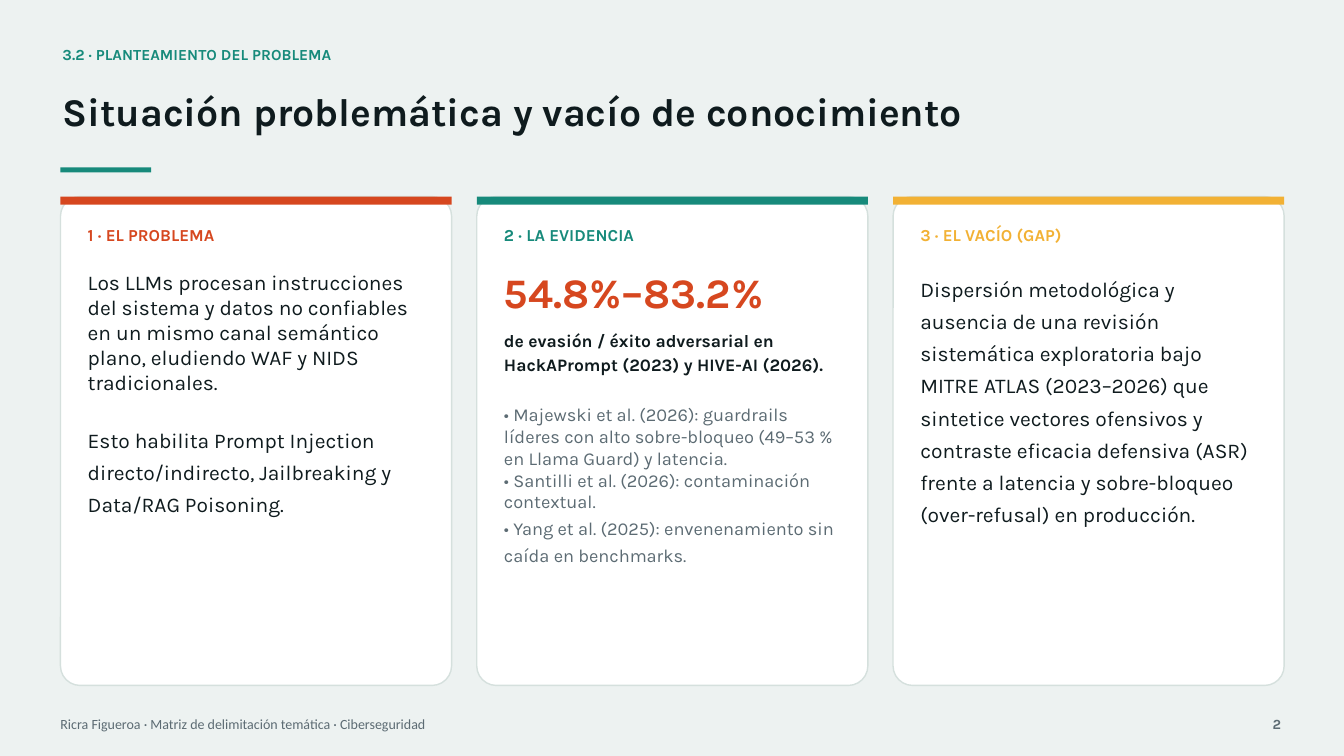
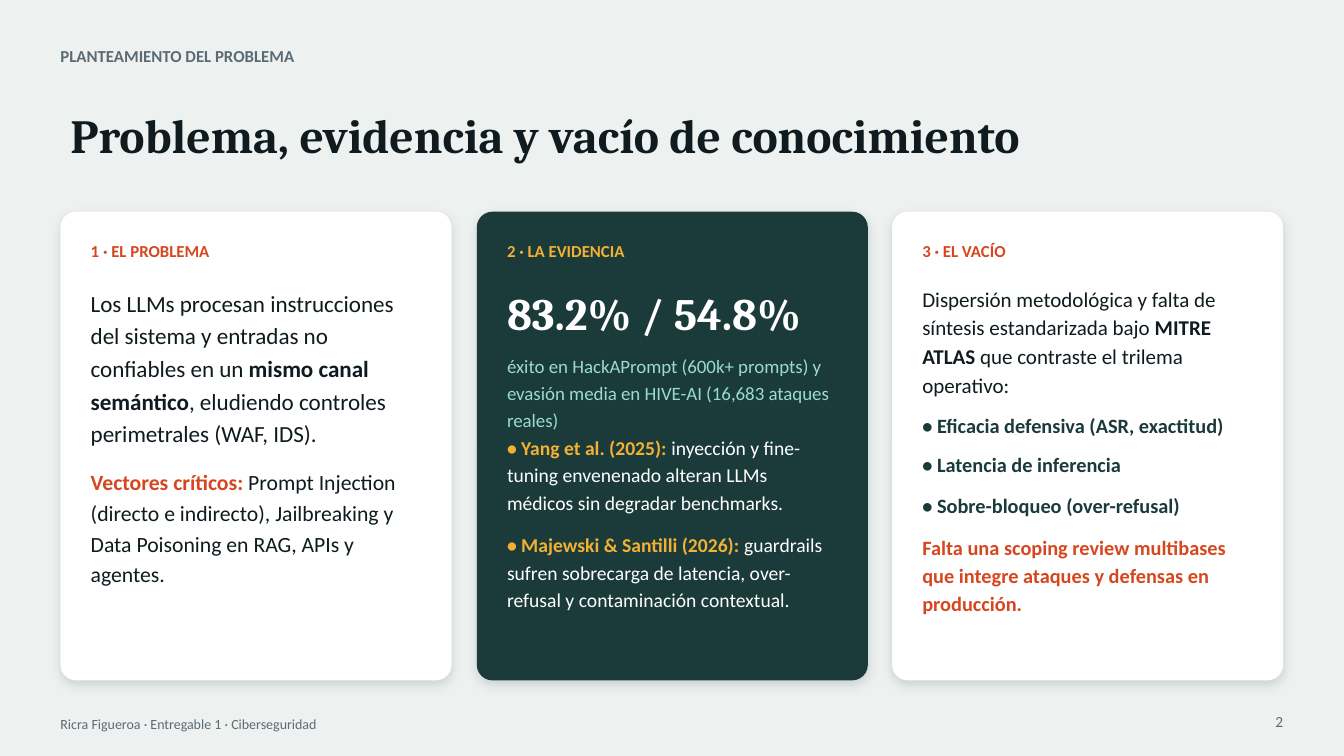
Before and after one commit to TeVerde29/trabajo-investigacion, a slide deck: slide 2 of Ricra_Figueroa_Pedro_Giovanni_Entregable1.pptx. Drawn at 1344x756 pixels with LibreOffice and Linux fonts; fonts in the diff are those of the drawing. Boxes give left, top, right and bottom in pixels: in the first picture for what was removed or moved away, otherwise in the second. Text is boxed around its words. In the diff, an @@ line names an element or a change of style, - is before the commit and + after.

Commit message:
Actualiza entregable de investigación sobre LLMs
Renueva el documento y la presentación del Entregable 1, y añade un script para generar la presentación con el diseño de referencia.

```diff
--- a/Ricra_Figueroa_Pedro_Giovanni_Entregable1.pptx
+++ b/Ricra_Figueroa_Pedro_Giovanni_Entregable1.pptx
@@ text at <box>60,51,294,62</box>: text changed; size 11 to 12 pt; font Karla to Calibri; text colour #178A7B to #5C6B73 @@
-3.2 · PLANTEAMIENTO DEL PROBLEMA
+PLANTEAMIENTO DEL PROBLEMA
@@ title at <box>70,119,1019,163</box>: text changed; size 28 to 34 pt; font Karla to Cambria @@
-Situación problemática y vacío de conocimiento
+Problema, evidencia y vacío de conocimiento
@@ rectangle removed at <box>60,167,151,172</box> @@
@@ rectangle removed at <box>60,197,452,205</box> @@
@@ rectangle removed at <box>477,197,868,205</box> @@
@@ rectangle removed at <box>893,197,1285,205</box> @@
@@ rounded rectangle: place and size @@
-rounded rectangle at <box>60,197,452,686</box>
+rounded rectangle at <box>60,212,452,681</box>
@@ rounded rectangle at <box>60,212,452,681</box>: outline #D5E0DD 1 pt to none; shadow on; proportions changed @@
@@ text "1 · EL PROBLEMA": place and size @@
-text "1 · EL PROBLEMA" at <box>88,230,214,241</box>
+text "1 · EL PROBLEMA" at <box>91,246,209,257</box>
@@ text "1 · EL PROBLEMA" at <box>91,246,209,257</box>: font Karla to Calibri; line spacing 1.15 to 1.18 @@
@@ rounded rectangle: place and size @@
-rounded rectangle at <box>477,197,868,686</box>
+rounded rectangle at <box>477,212,868,681</box>
@@ rounded rectangle at <box>477,212,868,681</box>: fill #FFFFFF to #1B3A3A; outline #D5E0DD 1 pt to none; shadow on; proportions changed @@
@@ text "2 · LA EVIDENCIA": place and size @@
-text "2 · LA EVIDENCIA" at <box>504,230,634,241</box>
+text "2 · LA EVIDENCIA" at <box>507,246,625,257</box>
@@ text "2 · LA EVIDENCIA" at <box>507,246,625,257</box>: font Karla to Calibri, text colour #178A7B to #F2B134; line spacing 1.15 to 1.18 @@
@@ rounded rectangle at <box>892,212,1284,681</box>: outline #D5E0DD 1 pt to none; shadow on; proportions changed @@
@@ rounded rectangle: place and size @@
-rounded rectangle at <box>893,197,1285,686</box>
+rounded rectangle at <box>892,212,1284,681</box>
@@ text at <box>922,243,1006,257</box>: text changed; font Karla to Calibri; text colour #F2B134 to #D6471F @@
-3 · EL VACÍO (GAP)
+3 · EL VACÍO
@@ text at <box>91,296,396,586</box>: text changed; size 15 to 16.5 pt; font Karla to Calibri @@
-Los LLMs procesan instrucciones del sistema y datos no confiables en un mismo canal semántico plano, eludiendo WAF y NIDS tradicionales.
-Esto habilita Prompt Injection directo/indirecto, Jailbreaking y Data/RAG Poisoning.
+Los LLMs procesan instrucciones del sistema y entradas no confiables en un mismo canal semántico, eludiendo controles perimetrales (WAF, IDS).
+Vectores críticos: Prompt Injection (directo e indirecto), Jailbreaking y Data Poisoning en RAG, APIs y agentes.
@@ text at <box>507,299,801,331</box>: text changed; size 30 to 32 pt; font Karla to Cambria; text colour #D6471F to #FFFFFF @@
-54.8%–83.2%
+83.2% / 54.8%
@@ text at <box>922,292,1226,615</box>: text changed; size 15 to 14.5 pt; font Karla to Calibri; bold on @@
-Dispersión metodológica y ausencia de una revisión sistemática exploratoria bajo MITRE ATLAS (2023–2026) que sintetice vectores ofensivos y contraste eficacia defensiva (ASR) frente a latencia y sobre-bloqueo (over-refusal) en producción.
+Dispersión metodológica y falta de síntesis estandarizada bajo MITRE ATLAS que contraste el trilema operativo:
+• Eficacia defensiva (ASR, exactitud)
+• Latencia de inferencia
+• Sobre-bloqueo (over-refusal)
+Falta una scoping review multibases que integre ataques y defensas en producción.
@@ text at <box>507,359,829,403</box>: text changed; size 12.5 to 13.5 pt; font Karla to Calibri; text colour #0F1B1E to #9ADBD0; bold off @@
-de evasión / éxito adversarial en HackAPrompt (2023) y HIVE-AI (2026).
+éxito en HackAPrompt (600k+ prompts) y evasión media en HIVE-AI (16,683 ataques reales)
@@ text removed at <box>504,408,834,562</box> @@
-• Majewski et al. (2026): guardrails líderes con alto sobre-bloqueo (49–53 % en Llama Guard) y latencia.
-• Santilli et al. (2026): contaminación contextual.
-• Yang et al. (2025): envenenamiento sin caída en benchmarks.
@@ text added at <box>507,440,822,610</box>, 14 pt, text #FFFFFF @@
+• Yang et al. (2025): inyección y fine-tuning envenenado alteran LLMs médicos sin degradar benchmarks.
+• Majewski & Santilli (2026): guardrails sufren sobrecarga de latencia, over-refusal y contaminación contextual.
@@ text at <box>60,719,316,732</box>: text changed @@
-Ricra Figueroa · Matriz de delimitación temática · Ciberseguridad
+Ricra Figueroa · Entregable 1 · Ciberseguridad
@@ text "2" at <box>1275,717,1283,727</box>: size 10 to 11 pt, font Karla to Calibri, bold off; line spacing 1.15 to 1.18 @@
```
Also in this commit, not shown: 3 other slides changed, 3 slides added, 5 slides removed, 3 other files.
